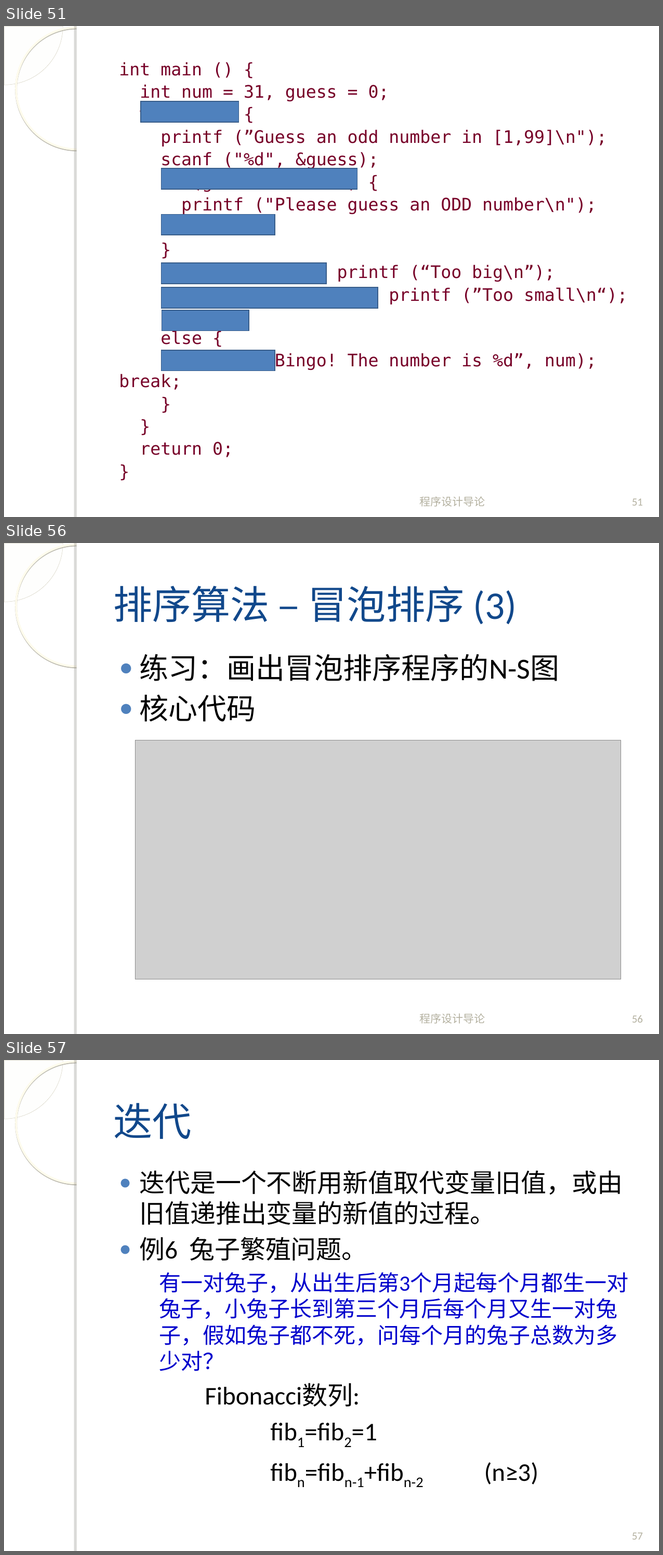
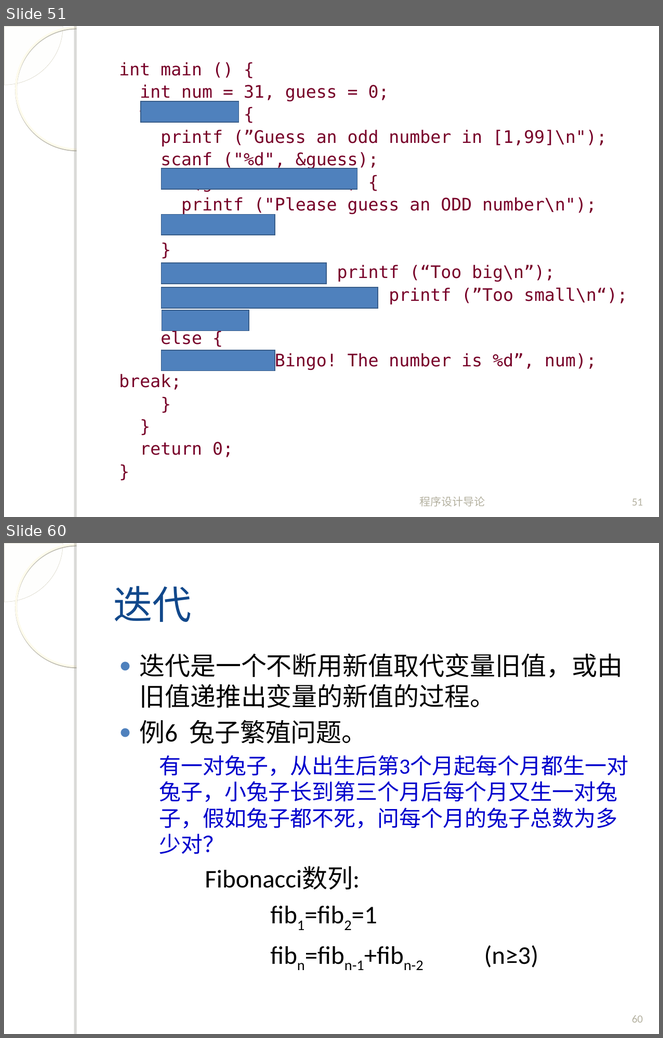
Before and after one commit to fanju1984/introduction-to-programming, a slide deck: introduction-to-programming/slides/2018/04-Control-Statement-2.ppt. Shown one above the other, each under a label of ours: slides 51, 56 and 57 before the commit, slides 51 and 60 after it; the slides between them are not shown. The pictures are 663x1555 and 663x1038 pixels, drawn with LibreOffice and Linux fonts; fonts in the diff are those of the drawing; grey boxes stand for pictures; background and template pictures are left out. Boxes give left, top, right and bottom in pixels: in the first picture for what was removed or moved away, otherwise in the second. Text is boxed around its words. In the diff, an @@ line names an element or a change of style, - is before the commit and + after.

```diff
--- a/introduction-to-programming/slides/2018/04-Control-Statement-2.ppt
+++ b/introduction-to-programming/slides/2018/04-Control-Statement-2.ppt
@@ slide 56 removed at [4, 543, 659, 1034], background picture (left out); not listed: 4 template elements that a slide beside it also shows @@
@@ title removed at [113, 586, 517, 625] @@
-排序算法 – 冒泡排序 (3)
@@ text removed at [139, 654, 559, 722] @@
-● 练习：画出冒泡排序程序的N-S图
-● 核心代码
@@ picture removed at [136, 740, 621, 979] @@
@@ text removed at [420, 1014, 486, 1024] @@
-程序设计导论
@@ page number removed at [632, 1016, 643, 1023] @@
-56
@@ what was slide 57 is now slide 60 @@
@@ page number at [632, 1016, 643, 1023]: text changed @@
-57
+60
```
Also in this commit, not shown: 9 slides added, 4 other slides removed, 7 other files.
